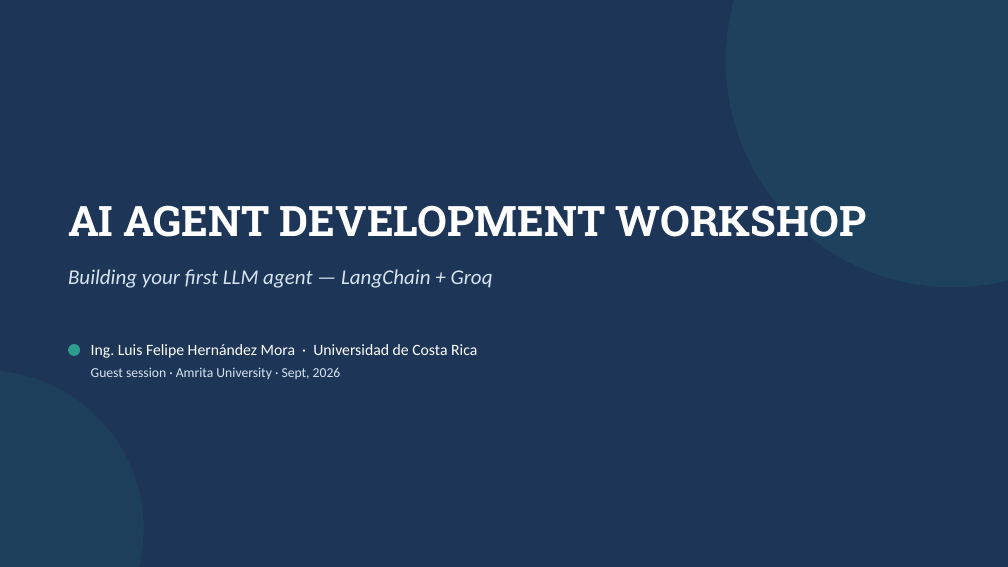
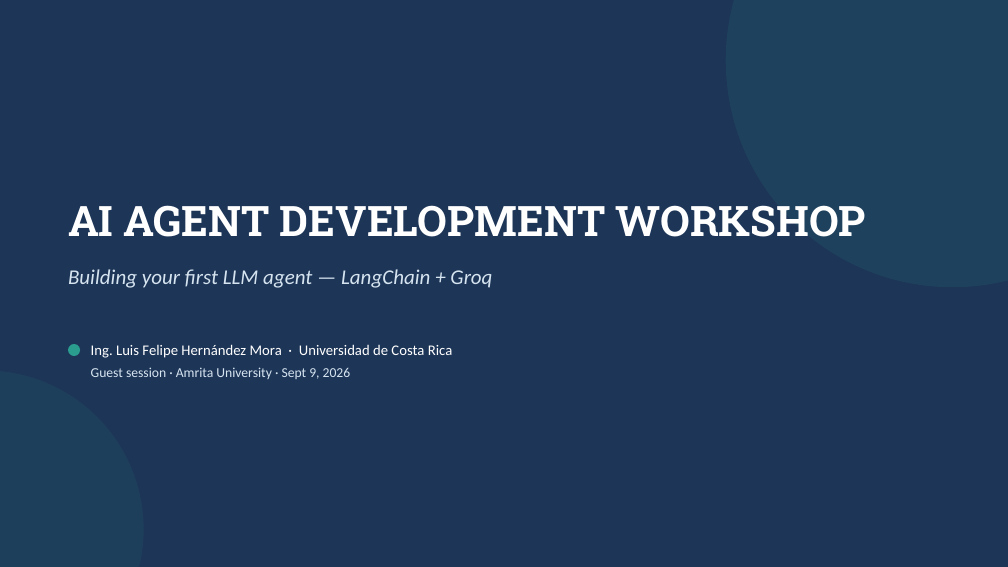
Before and after one commit to luisfelipehernandezmora/Agentic_AI_Workshop_with_LangChain, a slide deck: slide 1 of slides/AI_Agent_Workshop_Slides.pptx. Drawn at 1008x567 pixels with LibreOffice and Linux fonts; fonts in the diff are those of the drawing. Boxes give left, top, right and bottom in pixels: in the first picture for what was removed or moved away, otherwise in the second. Text is boxed around its words. In the diff, an @@ line names an element or a change of style, - is before the commit and + after.

```diff
--- a/slides/AI_Agent_Workshop_Slides.pptx
+++ b/slides/AI_Agent_Workshop_Slides.pptx
@@ text "Ing. Luis Felipe Hernández Mora ..." at bbox=[91, 344, 453, 358]: size 15 to 14 pt @@
@@ text at bbox=[91, 367, 351, 379]: text changed @@
-Guest session · Amrita University · Sept, 2026
+Guest session · Amrita University · Sept 9, 2026
```
Also in this commit, not shown: 16 other slides changed, 2 slides added, 2 other files.
